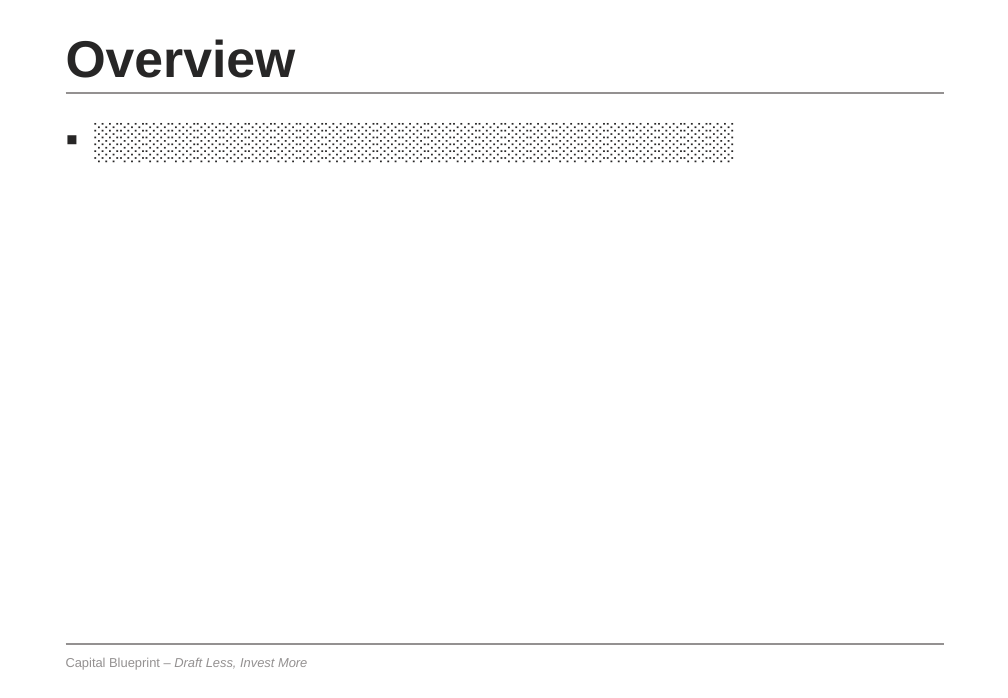
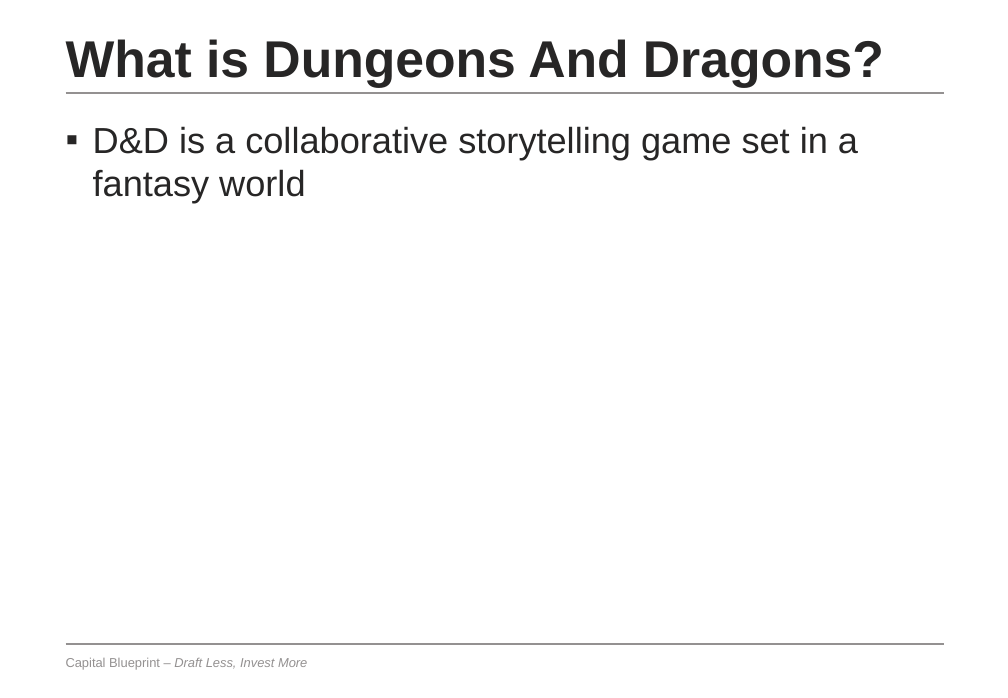
Before and after one commit to manu-sapiens/text2pptx, a slide deck: slide 2 of out/test_output_option_5.pptx.final.pptx. Drawn at 1008x698 pixels with LibreOffice and Linux fonts; fonts in the diff are those of the drawing. Boxes give left, top, right and bottom in pixels: in the first picture for what was removed or moved away, otherwise in the second. Text is boxed around its words. In the diff, an @@ line names an element or a change of style, - is before the commit and + after.

```diff
--- a/out/test_output_option_5.pptx.final.pptx
+++ b/out/test_output_option_5.pptx.final.pptx
@@ title at (66,39,884,88): text changed @@
-Overview
+What is Dungeons And Dragons?
@@ text at (93,126,858,203): text changed @@
-▪ ░░░░░░░░░░░░░░░░░░░░░░░░░
+▪ D&D is a collaborative storytelling game set in a fantasy world
```
Also in this commit, not shown: 8 other slides changed, 5 other files.
